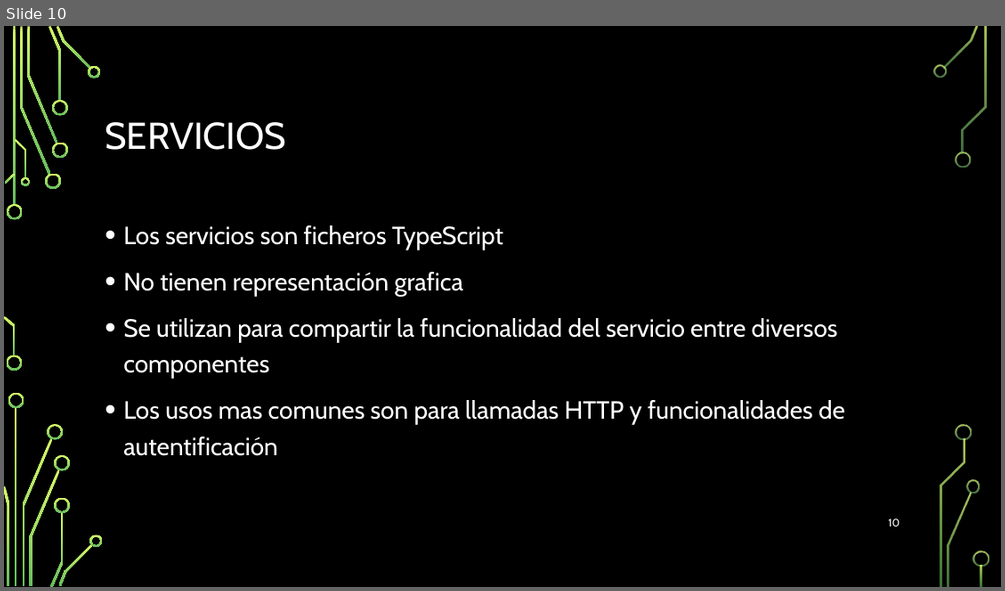
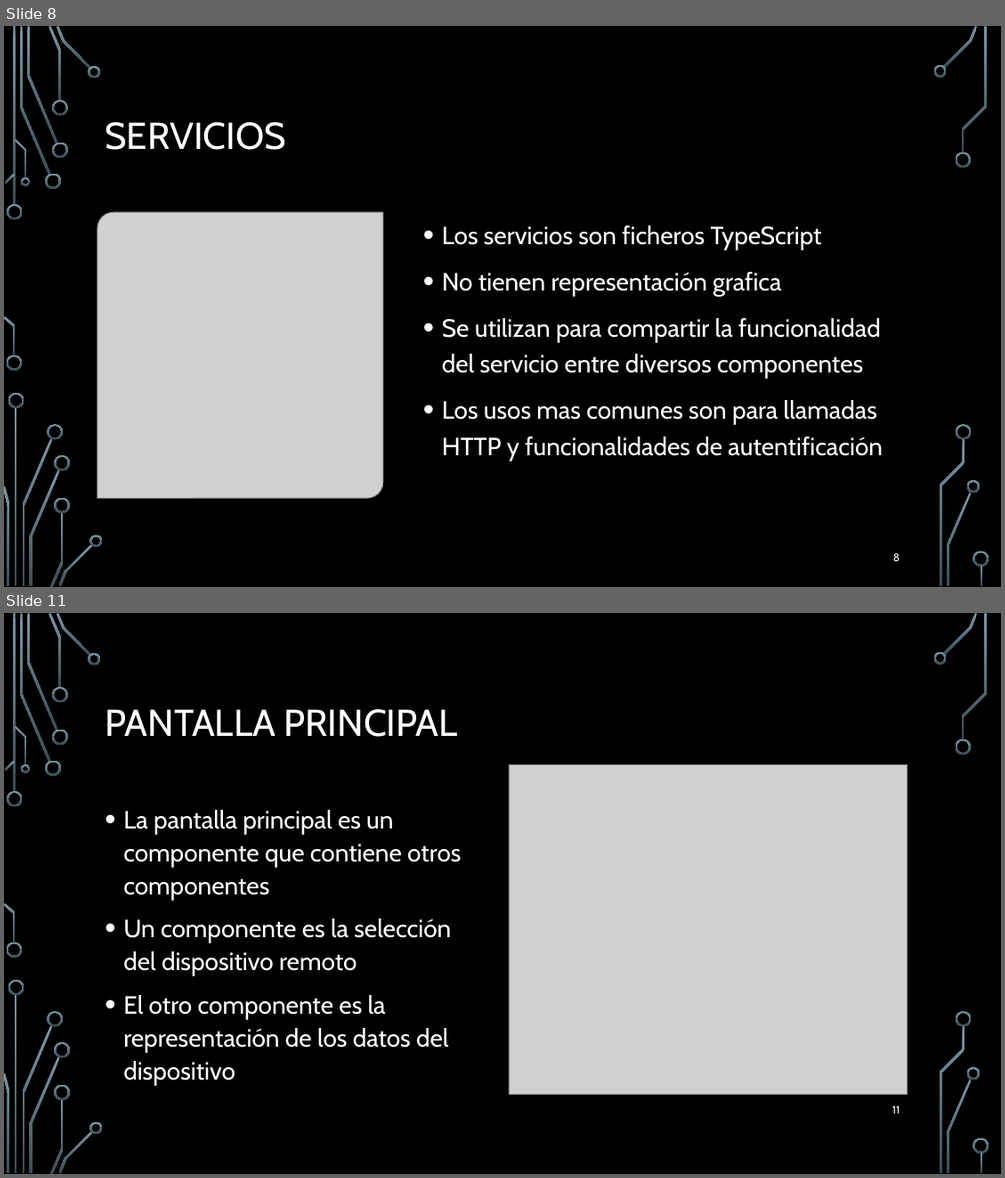
Before and after one commit to Hollex28/TFG-Proyecto_2019-2020, a slide deck: Presentacion del TFG.pptx. Shown one above the other, each under a label of ours: slide 10 before the commit, slides 8 and 11 after it; the slides between them are not shown. The pictures are 1005x591 and 1005x1178 pixels, drawn with LibreOffice and Linux fonts; fonts in the diff are those of the drawing; grey boxes stand for pictures; background and template pictures are left out. Boxes give left, top, right and bottom in pixels: in the first picture for what was removed or moved away, otherwise in the second. Text is boxed around its words. In the diff, an @@ line names an element or a change of style, - is before the commit and + after.

```diff
--- a/Presentacion del TFG.pptx
+++ b/Presentacion del TFG.pptx
@@ slide 11 added at <box>4,613,1001,1174</box>, background picture (left out); not listed: 36 template elements that a slide beside it also shows @@
@@ title added at <box>105,709,457,737</box>, 36 pt, text #FFFFFF @@
+PANTALLA PRINCIPAL
@@ picture added at <box>509,765,907,1094</box> @@
@@ text added at <box>123,810,461,1085</box>, 24 pt, text #FFFFFF @@
+• La pantalla principal es un componente que contiene otros componentes
+• Un componente es la selección del dispositivo remoto
+• El otro componente es la representación de los datos del dispositivo
@@ page number added at <box>892,1105,900,1113</box>, 10.5 pt, text #FFFFFF @@
+11
@@ what was slide 10 is now slide 8 @@
@@ slide 8 changed as well @@
@@ fill gradient #D8FC68 to #66BD5F to gradient #7C96A3 to #3B4C54 in 36 elements at <box>7,204,23,220</box>, <box>7,355,22,370</box>, <box>20,27,50,175</box>, <box>45,174,61,189</box>, <box>27,27,57,143</box>, <box>48,26,62,101</box>, <box>52,142,67,158</box>, <box>52,100,67,116</box>, <box>57,26,90,70</box>, <box>88,66,101,78</box>, <box>5,174,16,184</box>, <box>4,316,16,356</box>, <box>15,139,26,178</box>, <box>20,177,30,186</box>, <box>16,408,17,586</box>, <box>22,438,52,585</box>, <box>8,393,24,408</box>, <box>4,486,9,585</box>, <box>48,424,63,440</box>, <box>30,469,60,586</box>, <box>50,512,63,587</box>, <box>54,455,70,471</box>, <box>54,497,70,513</box>, <box>58,543,93,586</box>, <box>90,534,103,547</box>, <box>943,26,978,68</box>, <box>933,65,947,78</box>, <box>955,151,971,168</box>, <box>947,491,971,586</box>, <box>967,480,979,492</box>, <box>962,27,987,153</box>, <box>956,424,971,440</box>, <box>939,439,965,586</box>, <box>973,551,989,566</box>, <box>980,565,983,586</box>, <box>13,27,16,206</box> @@
@@ picture added at <box>97,212,383,498</box> @@
@@ text "Los servicios son ficheros TypeScript" rewrapped from <box>123,225,845,456</box> to <box>442,225,882,460</box> @@
@@ page number at <box>893,553,899,561</box>: text changed @@
-10
+8
```
Also in this commit, not shown: 11 other slides changed, 2 other slides added, 12 slides removed.
